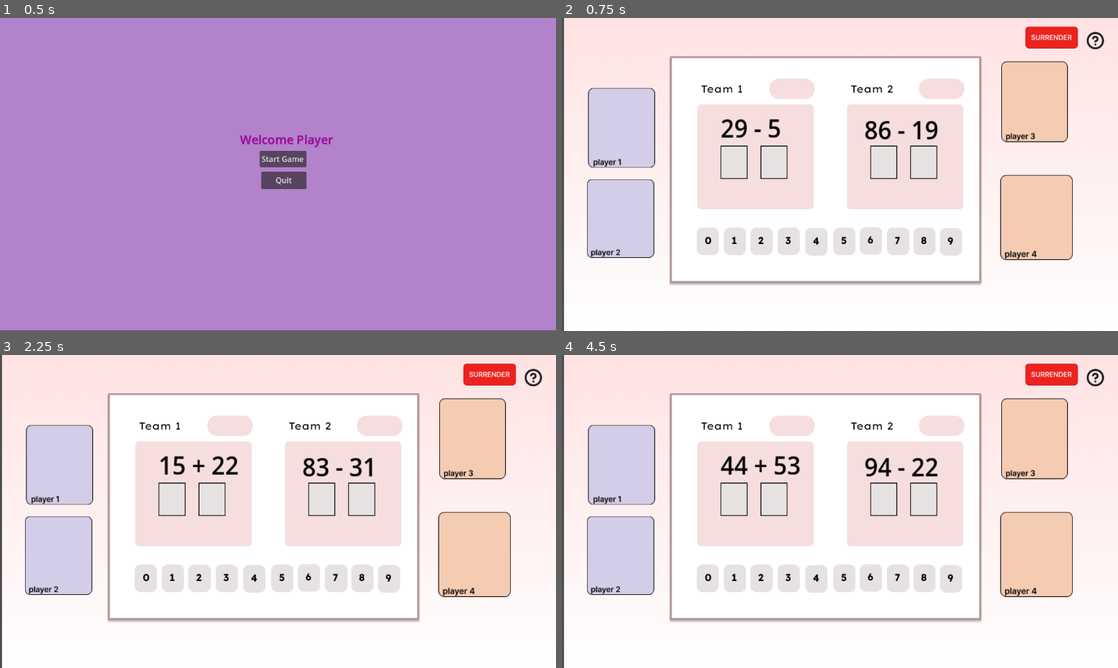
Above: before the commit, frames 1-4 (two rows, left to right).
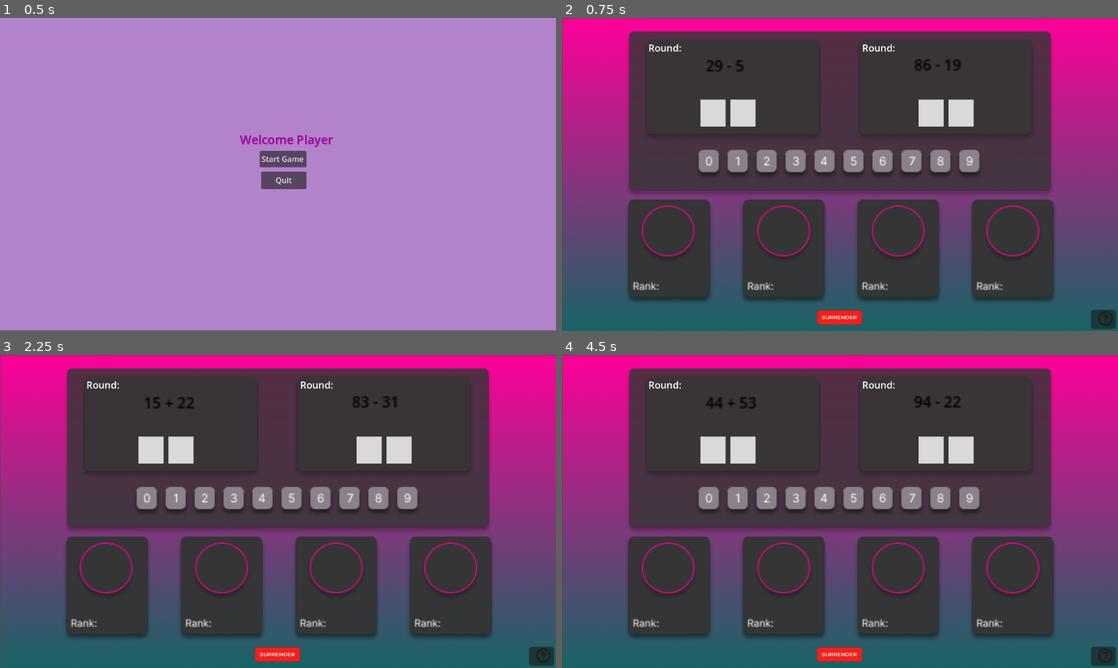
Above: after the commit, the same moments.

Repository: ltlely/ArcadeGames
Game: Godot game, scene res://Scenes/startingScreen.tscn
Two runs of this game, one before a commit and one after it. Both use one fixed random seed, a clock stepped at 60 frames per second and the inputs below.
Inputs (mouse positions are in pixels of both pictures, inside the frame that each line leads up to; where the layout moved, square brackets give the same spot in the first picture):
- Up to frame 1 (0.5 s): no input
- Up to frame 2 (0.75 s): click "Start Game" at 0.5 s
- Up to frame 3 (2.25 s): click (283, 658) [467, 364] at 1.25 s; click "Start Game" at 2 s
- Up to frame 4 (4.5 s): click (1101, 655) [1095, 376] at 2.75 s; click (845, 658) [1029, 364] at 3.5 s; click "Start Game" at 4.25 s

Frame 1 is identical in both runs. In frame 2, 100% of the frame differs, in the area x 0-100%, y 0-100%; in frame 3, 100%; in frame 4, 100%.

Commit message:
added new UI for firstWorld and fixed popUp

Diff:
--- a/Scenes/button_danger.gd
+++ b/Scenes/button_danger.gd
@@ -0,0 +1,9 @@
+extends TextureButton
+
+
+
+func _on_pressed() -> void:
+	get_tree().change_scene_to_file("res://Scenes/startingScreen.tscn")
+
+func _on_help_button_pressed() -> void:
+	pass # Replace with function body.
--- /dev/null
+++ b/Scenes/control_help.gd
@@ -0,0 +1,33 @@
+extends Control
+
+#Exported variables to configure the display time and text to show
+@export var display_time: float = 1.0
+@export var text_to_show: String = "text"
+
+# Preloading the popup scene for better performance
+@onready var pop_up_scene: PackedScene = preload("res://Scenes/popUp.tscn")
+
+# Variable to keep track of the active popup
+var active_pop_up: Node = null
+
+# This function is triggered when the button is pressed
+func _on_button_pressed() -> void:
+	# If the popup is already active, remove it (toggle off)
+	if active_pop_up != null:
+		active_pop_up.queue_free()  # Removes the popup from the scene
+		active_pop_up = null
+	else:
+		# Create an instance of the popup scene (toggle on)
+		var new_pop_up = pop_up_scene.instantiate()  # Correct method for instantiating in Godot 4
+
+		# Make sure the popup scene has these properties (show_time, text_to_show)
+		if new_pop_up.has_method("set_show_time"):
+			new_pop_up.set_show_time(display_time)
+		if new_pop_up.has_method("set_text_to_show"):
+			new_pop_up.set_text_to_show(text_to_show)
+
+		# Add the popup as a child to the current scene and display it
+		add_child(new_pop_up)
+
+# Keep track of the active popup
+		active_pop_up = new_pop_up
--- a/Scenes/firstWorld.tscn
+++ b/Scenes/firstWorld.tscn
@@ -1,170 +1,165 @@
-[gd_scene load_steps=22 format=3 uid="uid://bdlsfh84wbxcy"]
+[gd_scene load_steps=13 format=3 uid="uid://bdlsfh84wbxcy"]
 
-[ext_resource type="Texture2D" uid="uid://c2ygypvpf8c22" path="res://Assets/pink_background.png" id="1_js0sa"]
+[ext_resource type="Texture2D" uid="uid://d2kn73avwm5gu" path="res://Assets/background.png" id="1_11h8f"]
 [ext_resource type="Script" path="res://Scenes/texture_button_2.gd" id="2_6y2yj"]
-[ext_resource type="Texture2D" uid="uid://db8svw1plhdy" path="res://Assets/Buttons/help_icon.png" id="2_aax2d"]
-[ext_resource type="Script" path="res://Scenes/helpControl.gd" id="4_1ek38"]
-[ext_resource type="Texture2D" uid="uid://c2417sq2b0pf4" path="res://Assets/player1_box.png" id="5_0ph5j"]
-[ext_resource type="Texture2D" uid="uid://cgkfnwsqljpym" path="res://Assets/player2_box.png" id="6_lgo1j"]
-[ext_resource type="Texture2D" uid="uid://f25w74gykiob" path="res://Assets/player3_box.png" id="7_40b7q"]
-[ext_resource type="Texture2D" uid="uid://cb6rc5ifqxhxu" path="res://Assets/player4_box.png" id="8_lgbmi"]
+[ext_resource type="Texture2D" uid="uid://bv6l2ju1lb6gm" path="res://Assets/MainBox.png" id="6_26var"]
+[ext_resource type="Texture2D" uid="uid://bbti1js6m8f80" path="res://Assets/innerBox.png" id="7_p022d"]
+[ext_resource type="Texture2D" uid="uid://cg3gikopgo0j" path="res://Assets/OuterNumberBox.png" id="8_c1hrr"]
+[ext_resource type="Texture2D" uid="uid://ce6btf6b1gvuh" path="res://Assets/Component 1.png" id="9_kpf4f"]
 [ext_resource type="Texture2D" uid="uid://jg1bosmwjyq8" path="res://Assets/main_box.png" id="9_tkwg6"]
 [ext_resource type="Script" path="res://Scenes/label.gd" id="9_y78ns"]
 [ext_resource type="Texture2D" uid="uid://muodcselksnm" path="res://Assets/Buttons/Button Danger.png" id="10_p2bya"]
-[ext_resource type="Texture2D" uid="uid://4haquyl0i4ch" path="res://Assets/Numbers/9_button.png" id="11_ui1ka"]
-[ext_resource type="Texture2D" uid="uid://b7w6pyg1fqnib" path="res://Assets/Numbers/8_button.png" id="12_2nf7k"]
-[ext_resource type="Texture2D" uid="uid://50fbfw0hc44t" path="res://Assets/Numbers/7_button.png" id="13_2rseb"]
-[ext_resource type="Texture2D" uid="uid://dmh0fg1cbqlqy" path="res://Assets/Numbers/6_button.png" id="14_o6kfw"]
-[ext_resource type="Texture2D" uid="uid://cpomj5w7wn2pd" path="res://Assets/Numbers/5_button.png" id="15_qnms8"]
-[ext_resource type="Texture2D" uid="uid://e1dm1nf8kvuk" path="res://Assets/Numbers/4_button.png" id="16_tl717"]
-[ext_resource type="Texture2D" uid="uid://dqojx2gdoras2" path="res://Assets/Numbers/3_button.png" id="17_xvasw"]
-[ext_resource type="Texture2D" uid="uid://yigki7ewvv0q" path="res://Assets/Numbers/2_button.png" id="18_dkqns"]
-[ext_resource type="Texture2D" uid="uid://0505v0mde10t" path="res://Assets/Numbers/1_button.png" id="19_e0hs5"]
-[ext_resource type="Texture2D" uid="uid://cau4w0busr3or" path="res://Assets/Numbers/0_button.png" id="20_bucrp"]
+[ext_resource type="Texture2D" uid="uid://brpiun0uv30b0" path="res://Assets/Component 2.png" id="10_yqmaa"]
+[ext_resource type="Texture2D" uid="uid://baenlhm7xfusf" path="res://Assets/Help circle.png" id="11_rq85j"]
+[ext_resource type="Script" path="res://Scenes/control_help.gd" id="12_1sjo5"]
 
 [node name="FirstWorld" type="Node2D"]
 
-[node name="PinkBackground" type="Sprite2D" parent="."]
-position = Vector2(582.125, 328.438)
-scale = Vector2(1.85216, 1.73911)
-texture = ExtResource("1_js0sa")
+[node name="Background" type="Sprite2D" parent="."]
+position = Vector2(577, 325)
+scale = Vector2(2.0855, 1.92297)
+texture = ExtResource("1_11h8f")
 
-[node name="SurrenderButton" type="TextureButton" parent="PinkBackground"]
+[node name="SurrenderButton" type="TextureButton" parent="Background"]
 anchors_preset = -1
 anchor_left = -0.0968161
 anchor_top = -0.066762
 anchor_right = -0.0968161
 anchor_bottom = -0.066762
-offset_left = 207.413
-offset_top = -178.697
-offset_right = 324.413
-offset_bottom = -128.697
+offset_left = 0.217846
+offset_top = 154.066
+offset_right = 117.218
+offset_bottom = 204.066
 script = ExtResource("2_6y2yj")
 metadata/_edit_use_anchors_ = true
 
-[node name="ButtonDanger" type="Sprite2D" parent="PinkBackground"]
-position = Vector2(233.425, -165.674)
-scale = Vector2(0.541903, 0.591958)
+[node name="ButtonDanger" type="Sprite2D" parent="Background"]
+position = Vector2(-0.959045, 153.409)
+scale = Vector2(0.416122, 0.355074)
 texture = ExtResource("10_p2bya")
 
-[node name="Player1Box" type="Sprite2D" parent="PinkBackground"]
-position = Vector2(-247.65, -58.0119)
-scale = Vector2(0.612008, 0.695047)
-texture = ExtResource("5_0ph5j")
-
-[node name="Player2Box" type="Sprite2D" parent="PinkBackground"]
-position = Vector2(-248.868, 49.7983)
-scale = Vector2(0.61645, 0.655676)
-texture = ExtResource("6_lgo1j")
-
-[node name="Player3Box" type="Sprite2D" parent="PinkBackground"]
-position = Vector2(214.274, -89.204)
-scale = Vector2(0.609954, 0.678596)
-texture = ExtResource("7_40b7q")
-
-[node name="Player4Box" type="Sprite2D" parent="PinkBackground"]
-position = Vector2(216.625, 48.6144)
-scale = Vector2(0.663089, 0.718107)
-texture = ExtResource("8_lgbmi")
-
-[node name="MainBox" type="Sprite2D" parent="PinkBackground"]
-position = Vector2(-19.5085, -6.51154)
+[node name="MainBox" type="Sprite2D" parent="Background"]
+position = Vector2(498.202, 16.1209)
 scale = Vector2(0.44294, 0.501595)
 texture = ExtResource("9_tkwg6")
 
-[node name="Label" type="RichTextLabel" parent="PinkBackground/MainBox"]
-offset_left = -265.483
-offset_top = -143.978
-offset_right = -132.483
-offset_bottom = -77.9784
+[node name="MainBox2" type="Sprite2D" parent="Background"]
+position = Vector2(-0.479498, -65.0037)
+texture = ExtResource("6_26var")
+
+[node name="InnerBox" type="Sprite2D" parent="Background"]
+position = Vector2(-106.929, -91.0052)
+texture = ExtResource("7_p022d")
+
+[node name="InnerBox" type="Sprite2D" parent="Background/InnerBox"]
+position = Vector2(211.46, 1.13249e-06)
+texture = ExtResource("7_p022d")
+
+[node name="Label" type="RichTextLabel" parent="Background/InnerBox"]
+offset_left = -27.0
+offset_top = -37.0
+offset_right = 16.0
+offset_bottom = -6.0
 scale = Vector2(1.5, 1.5)
 theme_override_colors/default_color = Color(0, 0, 0, 1)
-theme_override_font_sizes/normal_font_size = 40
-text = " 1     2
+theme_override_font_sizes/normal_font_size = 10
+text = "1 2"
+autowrap_mode = 0
+script = ExtResource("9_y78ns")
+
+[node name="Label2" type="RichTextLabel" parent="Background/InnerBox"]
+offset_left = 179.813
+offset_top = -37.9622
+offset_right = 217.813
+offset_bottom = -8.96215
+scale = Vector2(1.5, 1.5)
+theme_override_colors/default_color = Color(0, 0, 0, 1)
+theme_override_font_sizes/normal_font_size = 10
+text = " 1 2
 "
 autowrap_mode = 0
 script = ExtResource("9_y78ns")
 
-[node name="Label2" type="RichTextLabel" parent="PinkBackground/MainBox"]
-offset_left = 97.8737
-offset_top = -140.438
-offset_right = 230.874
-offset_bottom = -74.4379
-scale = Vector2(1.5, 1.5)
-theme_override_colors/default_color = Color(0, 0, 0, 1)
+[node name="OuterNumberBox" type="Sprite2D" parent="Background"]
+position = Vector2(-126.588, -66.5638)
+texture = ExtResource("8_c1hrr")
+
+[node name="OuterNumberBox" type="Sprite2D" parent="Background/OuterNumberBox"]
+position = Vector2(29.7291, 7.62939e-06)
+texture = ExtResource("8_c1hrr")
+
+[node name="OuterNumberBox2" type="Sprite2D" parent="Background/OuterNumberBox"]
+position = Vector2(216.735, 0)
+texture = ExtResource("8_c1hrr")
+
+[node name="OuterNumberBox" type="Sprite2D" parent="Background/OuterNumberBox/OuterNumberBox2"]
+position = Vector2(29.7291, 7.62939e-06)
+texture = ExtResource("8_c1hrr")
+
+[node name="Label" type="RichTextLabel" parent="."]
+offset_left = 179.0
+offset_top = 48.0
+offset_right = 312.0
+offset_bottom = 114.0
+scale = Vector2(0.5, 0.5)
+theme_override_colors/default_color = Color(1, 1, 1, 1)
 theme_override_font_sizes/normal_font_size = 40
-text = " 1     2
+text = "Round:
 "
 autowrap_mode = 0
-script = ExtResource("9_y78ns")
 
-[node name="9Button" type="Sprite2D" parent="PinkBackground"]
-position = Vector2(120.844, 77.5464)
-scale = Vector2(0.541903, 0.591958)
-texture = ExtResource("11_ui1ka")
+[node name="Label2" type="RichTextLabel" parent="."]
+offset_left = 622.0
+offset_top = 48.0
+offset_right = 755.0
+offset_bottom = 114.0
+scale = Vector2(0.5, 0.5)
+theme_override_colors/default_color = Color(1, 1, 1, 1)
+theme_override_font_sizes/normal_font_size = 40
+text = "Round:
+"
+autowrap_mode = 0
 
-[node name="8Button" type="Sprite2D" parent="PinkBackground"]
-position = Vector2(91.0396, 76.9545)
-scale = Vector2(0.541903, 0.591958)
-texture = ExtResource("12_2nf7k")
+[node name="Component1" type="Sprite2D" parent="."]
+position = Vector2(574, 304)
+scale = Vector2(2, 2)
+texture = ExtResource("9_kpf4f")
 
-[node name="7Button" type="Sprite2D" parent="PinkBackground"]
-position = Vector2(61.7769, 76.9545)
-scale = Vector2(0.541903, 0.591958)
-texture = ExtResource("13_2rseb")
+[node name="Component2" type="Sprite2D" parent="."]
+position = Vector2(578, 485)
+scale = Vector2(2.1, 2.1)
+texture = ExtResource("10_yqmaa")
 
-[node name="6Button" type="Sprite2D" parent="PinkBackground"]
-position = Vector2(31.4304, 76.3625)
-scale = Vector2(0.541903, 0.591958)
-texture = ExtResource("14_o6kfw")
+[node name="HelpCircle" type="Sprite2D" parent="Component2"]
+position = Vector2(260.952, 65.2381)
+scale = Vector2(0.952381, 0.952381)
+texture = ExtResource("11_rq85j")
 
-[node name="5Button" type="Sprite2D" parent="PinkBackground"]
-position = Vector2(1.62573, 76.9545)
-scale = Vector2(0.541903, 0.591958)
-texture = ExtResource("15_qnms8")
+[node name="Control" type="Control" parent="Component2/HelpCircle"]
+layout_mode = 3
+anchor_left = -0.751
+anchor_top = -17.02
+anchor_right = -0.751
+anchor_bottom = -17.02
+offset_left = 5.016
+offset_top = 242.82
+offset_right = 45.016
+offset_bottom = 282.82
+grow_horizontal = 2
+grow_vertical = 2
+script = ExtResource("12_1sjo5")
 
-[node name="4Button" type="Sprite2D" parent="PinkBackground"]
-position = Vector2(-29.8046, 77.5464)
-scale = Vector2(0.541903, 0.591958)
-texture = ExtResource("16_tl717")
+[node name="Button" type="Button" parent="Component2/HelpCircle/Control"]
+layout_mode = 1
+anchors_preset = -1
+anchor_left = -13.94
+anchor_top = -7.025
+anchor_right = -13.94
+anchor_bottom = -7.025
+offset_left = 549.6
+offset_top = 301.0
+offset_right = 575.6
+offset_bottom = 321.0
 
-[node name="3Button" type="Sprite2D" parent="PinkBackground"]
-position = Vector2(-60.6931, 76.9545)
-scale = Vector2(0.541903, 0.591958)
-texture = ExtResource("17_xvasw")
-
-[node name="2Button" type="Sprite2D" parent="PinkBackground"]
-position = Vector2(-91.0396, 76.9545)
-scale = Vector2(0.541903, 0.591958)
-texture = ExtResource("18_dkqns")
-
-[node name="1Button" type="Sprite2D" parent="PinkBackground"]
-position = Vector2(-120.844, 76.9545)
-scale = Vector2(0.541903, 0.591958)
-texture = ExtResource("19_e0hs5")
-
-[node name="0Button" type="Sprite2D" parent="PinkBackground"]
-position = Vector2(-151.191, 76.9545)
-scale = Vector2(0.541903, 0.591958)
-texture = ExtResource("20_bucrp")
-
-[node name="Control" type="Control" parent="PinkBackground/0Button"]
-layout_mode = 3
-anchors_preset = 0
-offset_left = 794.0
-offset_top = -397.0
-offset_right = 832.0
-offset_bottom = -356.0
-script = ExtResource("4_1ek38")
-
-[node name="Button" type="Button" parent="PinkBackground/0Button/Control"]
-layout_mode = 0
-offset_left = -17.3409
-offset_top = -29.0059
-offset_right = 28.6591
-offset_bottom = 15.9941
-icon = ExtResource("2_aax2d")
-flat = true
-
-[connection signal="pressed" from="PinkBackground/SurrenderButton" to="PinkBackground/SurrenderButton" method="_on_pressed"]
-[connection signal="pressed" from="PinkBackground/0Button/Control/Button" to="PinkBackground/0Button/Control" method="_on_button_pressed"]
+[connection signal="pressed" from="Background/SurrenderButton" to="Background/SurrenderButton" method="_on_pressed"]
+[connection signal="pressed" from="Component2/HelpCircle/Control/Button" to="Component2/HelpCircle/Control" method="_on_button_pressed"]
--- /dev/null
+++ b/Scenes/help_control.gd
@@ -0,0 +1,11 @@
+extends Control
+
+
+# Called when the node enters the scene tree for the first time.
+func _ready() -> void:
+	pass # Replace with function body.
+
+
+# Called every frame. 'delta' is the elapsed time since the previous frame.
+func _process(delta: float) -> void:
+	pass
--- a/Scenes/popUp.tscn
+++ b/Scenes/popUp.tscn
@@ -9,17 +9,17 @@
 
 [node name="ColorRect" type="ColorRect" parent="."]
 layout_mode = 0
-offset_left = -813.0
-offset_top = 35.0
-offset_right = -122.0
-offset_bottom = 456.0
+offset_left = -599.0
+offset_top = -262.0
+offset_right = 31.0
+offset_bottom = 19.0
 
 [node name="Label" type="Label" parent="ColorRect"]
 layout_mode = 0
-offset_left = 51.0
-offset_top = 75.0
-offset_right = 628.0
-offset_bottom = 357.0
+offset_left = 47.0
+offset_top = 58.0
+offset_right = 605.0
+offset_bottom = 263.0
 theme_override_colors/font_color = Color(0, 0, 0, 1)
 text = "- After 5 rounds, players switch roles.
 - There are a total of 10 rounds.
--- a/Scenes/startingScreen.tscn
+++ b/Scenes/startingScreen.tscn
@@ -1,7 +1,28 @@
-[gd_scene load_steps=6 format=3 uid="uid://bbuu6lmqcawg4"]
+[gd_scene load_steps=7 format=3 uid="uid://bbuu6lmqcawg4"]
 
 [ext_resource type="Script" path="res://Scripts/playButton.gd" id="1_cnodk"]
 [ext_resource type="Script" path="res://Scripts/quitButton.gd" id="2_xq2nc"]
+
+[sub_resource type="GDScript" id="GDScript_lkvk5"]
+script/source = "extends Node2D  # Assuming your script is attached to Node2D
+
+# @onready var networking_manager = preload(\"res://Scripts/networking_manager.gd\").new()
+
+#func _ready():
+	# Correct path to the button based on your scene structure
+	#$Control/Panel/Button.pressed.connect(self._on_start_server_pressed)
+	#$Control/Panel/JoinClientButton.pressed.connect(self._on_join_client_pressed)  # Update this if JoinClientButton is similarly nested
+
+# When the \"Start Server\" button is pressed
+func _on_start_server_pressed():
+	print(\"Starting server...\")
+	# networking_manager.start_server()
+
+# When the \"Join as Client\" button is pressed
+func _on_join_client_pressed():
+	print(\"Joining as client...\")
+	# networking_manager.start_client(\"72.83.212.112\")
+"
 
 [sub_resource type="GDScript" id="GDScript_o0j71"]
 script/source = "extends Control
@@ -20,6 +41,7 @@
 [sub_resource type="Theme" id="Theme_k1ffw"]
 
 [node name="Node2D" type="Node2D"]
+script = SubResource("GDScript_lkvk5")
 
 [node name="Control" type="Control" parent="."]
 layout_mode = 3
Binary file added: Assets/Component 1.png
Not shown, added: Assets/Component 1.png.import
Binary file added: Assets/Component 2.png
Not shown, added: Assets/Component 2.png.import
Binary file added: Assets/Help circle.png
Not shown, added: Assets/Help circle.png.import
Binary file added: Assets/MainBox.png
Not shown, added: Assets/MainBox.png.import
Binary file added: Assets/OuterNumberBox.png
Not shown, added: Assets/OuterNumberBox.png.import
Binary file added: Assets/background.png
Not shown, added: Assets/background.png.import
(and 2 more such lines)
